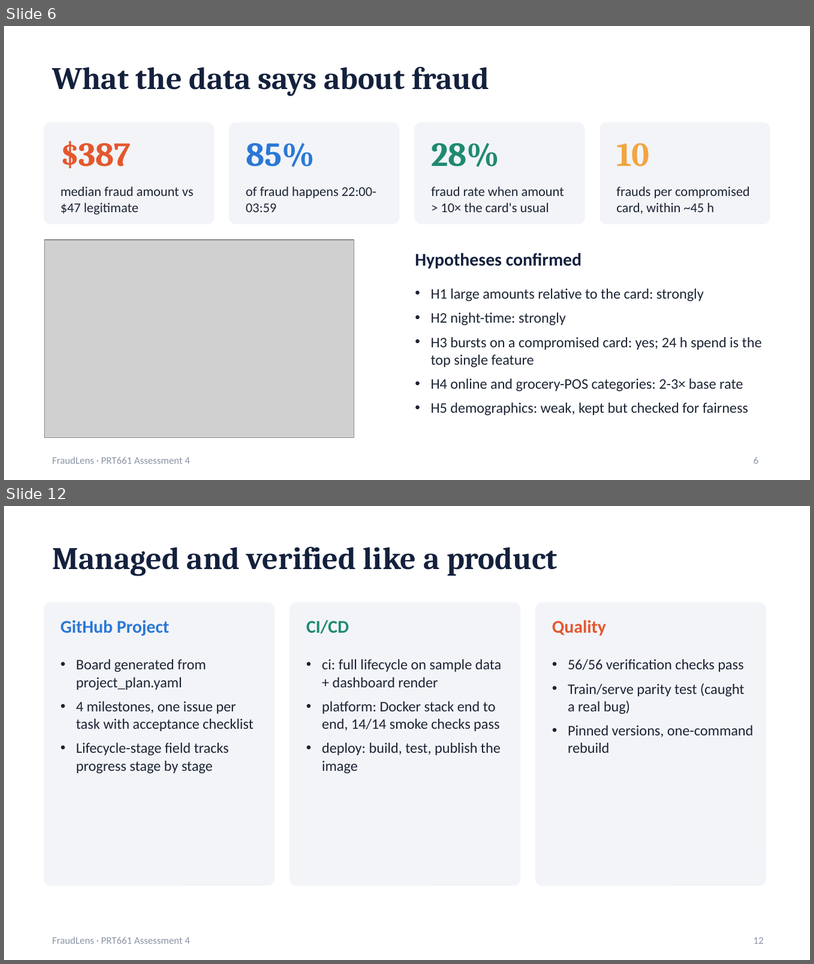
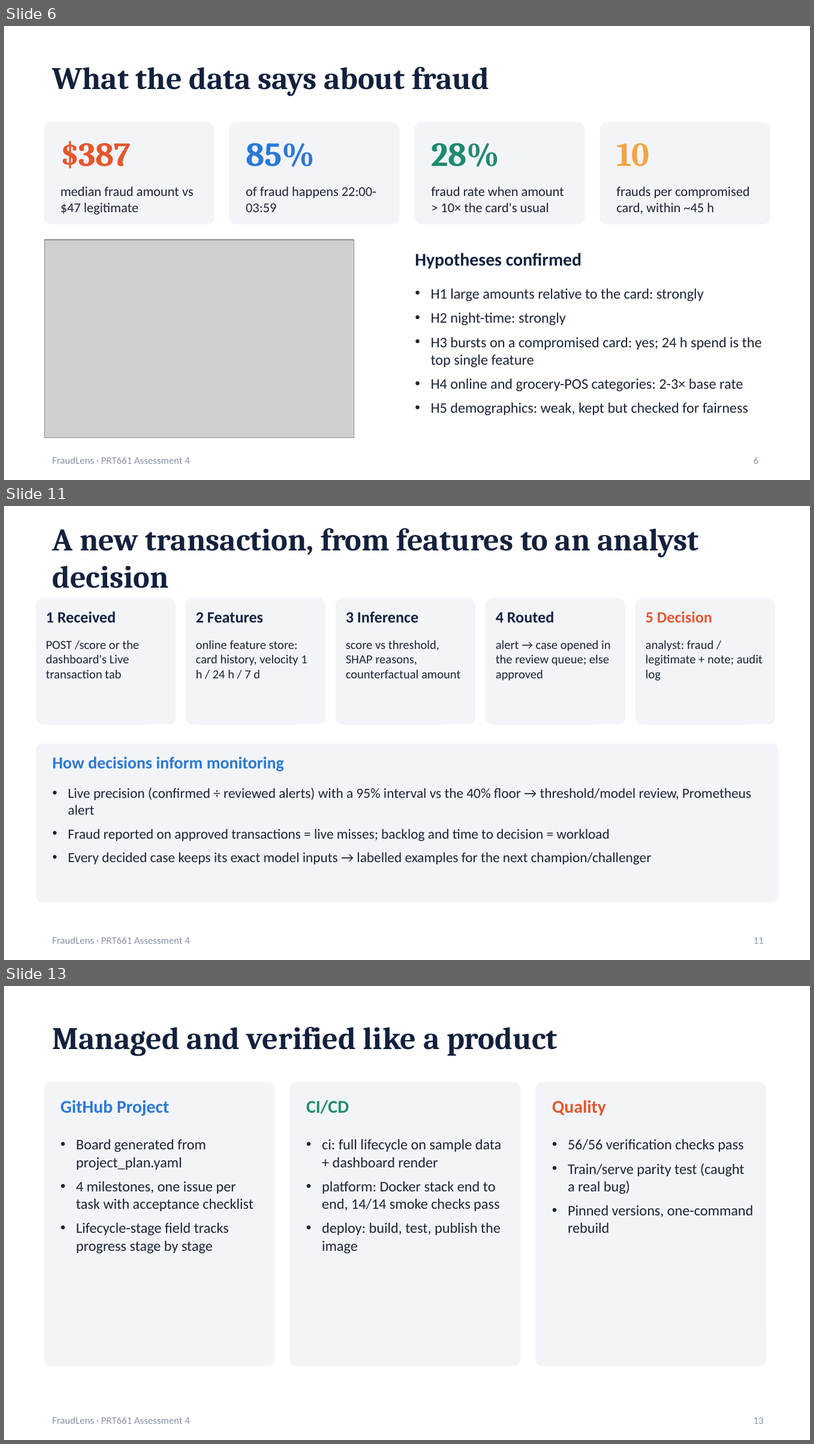
Before and after one commit to anasua2905/fraudlens-or-credit-card-fraud-detection, a slide deck: deliverables/FraudLens_Final_Presentation.pptx. Shown one above the other, each under a label of ours: slides 6 and 12 before the commit, slides 6, 11 and 13 after it; the slides between them are not shown. The pictures are 814x964 and 814x1444 pixels, drawn with LibreOffice and Linux fonts; fonts in the diff are those of the drawing; grey boxes stand for pictures. Boxes give left, top, right and bottom in pixels: in the first picture for what was removed or moved away, otherwise in the second. Text is boxed around its words. In the diff, an @@ line names an element or a change of style, - is before the commit and + after.

Commit message:
Supervisor feedback: live decision path, analyst workflow, access control, stability and transferability
- Every scored transaction becomes a case; alerts wait in a review queue (API /alerts, dashboard Case review)
- Analyst decisions are audited and feed live monitoring (live precision vs floor, backlog) and retraining data
- Role-based API keys and a dashboard sign-in; Prometheus rules for low live precision, backlog, refused calls
- Net benefit shown as an estimate under stated review-cost and recovery assumptions
- Monthly stability with Wilson intervals, precision under other fraud rates, SHAP faithfulness checks, counterfactual amounts
- Docs, report, deck and notebooks 07-08 updated

```diff
--- a/deliverables/FraudLens_Final_Presentation.pptx
+++ b/deliverables/FraudLens_Final_Presentation.pptx
@@ slide 11 added at <box>4,506,810,960</box>, background #FFFFFF; not listed: 1 template element that a slide beside it also shows @@
@@ title added at <box>52,528,699,588</box>, 28 pt, text #14213D, bold @@
+A new transaction, from features to an analyst decision
@@ rounded rectangle added at <box>36,599,175,724</box>, fill #F2F4F8, outline #F2F4F8 1 pt @@
@@ text added at <box>46,611,116,622</box>, 14 pt, text #14213D, bold @@
+1 Received
@@ rounded rectangle added at <box>186,599,325,724</box>, fill #F2F4F8, outline #F2F4F8 1 pt @@
@@ text added at <box>196,612,263,622</box>, 14 pt, text #14213D, bold @@
+2 Features
@@ rounded rectangle added at <box>336,599,475,724</box>, fill #F2F4F8, outline #F2F4F8 1 pt @@
@@ text added at <box>346,612,419,622</box>, 14 pt, text #14213D, bold @@
+3 Inference
@@ rounded rectangle added at <box>486,599,625,724</box>, fill #F2F4F8, outline #F2F4F8 1 pt @@
@@ text added at <box>496,611,554,622</box>, 14 pt, text #14213D, bold @@
+4 Routed
@@ rounded rectangle added at <box>636,599,775,724</box>, fill #F2F4F8, outline #F2F4F8 1 pt @@
@@ text added at <box>646,611,713,622</box>, 14 pt, text #E4572E, bold @@
+5 Decision
@@ text added at <box>46,640,140,678</box>, 11 pt, text #1B2333 @@
+POST /score or the dashboard's Live transaction tab
@@ text added at <box>196,640,307,678</box>, 11 pt, text #1B2333 @@
+online feature store: card history, velocity 1 h / 24 h / 7 d
@@ text added at <box>346,640,461,678</box>, 11 pt, text #1B2333 @@
+score vs threshold, SHAP reasons, counterfactual amount
@@ text added at <box>496,640,611,681</box>, 11 pt, text #1B2333 @@
+alert → case opened in the review queue; else approved
@@ text added at <box>646,640,763,681</box>, 11 pt, text #1B2333 @@
+analyst: fraud / legitimate + note; audit log
@@ rounded rectangle added at <box>36,744,778,901</box>, fill #F2F4F8, outline #F2F4F8 1 pt @@
@@ text added at <box>53,756,284,771</box>, 15 pt, text #2A78D6, bold @@
+How decisions inform monitoring
@@ text added at <box>68,787,752,864</box>, 12.5 pt, text #1B2333 @@
+• Live precision (confirmed ÷ reviewed alerts) with a 95% interval vs the 40% floor → threshold/model review, Prometheus alert
+• Fraud reported on approved transactions = live misses; backlog and time to decision = workload
+• Every decided case keeps its exact model inputs → labelled examples for the next champion/challenger
@@ page number added at <box>754,937,764,943</box>, 9 pt, text #8A94A6 @@
+11
@@ what was slide 12 is now slide 13 @@
@@ page number at <box>754,1417,764,1423</box>: text changed @@
-12
+13
```
Also in this commit, not shown: 3 slides changed, 47 other files.
